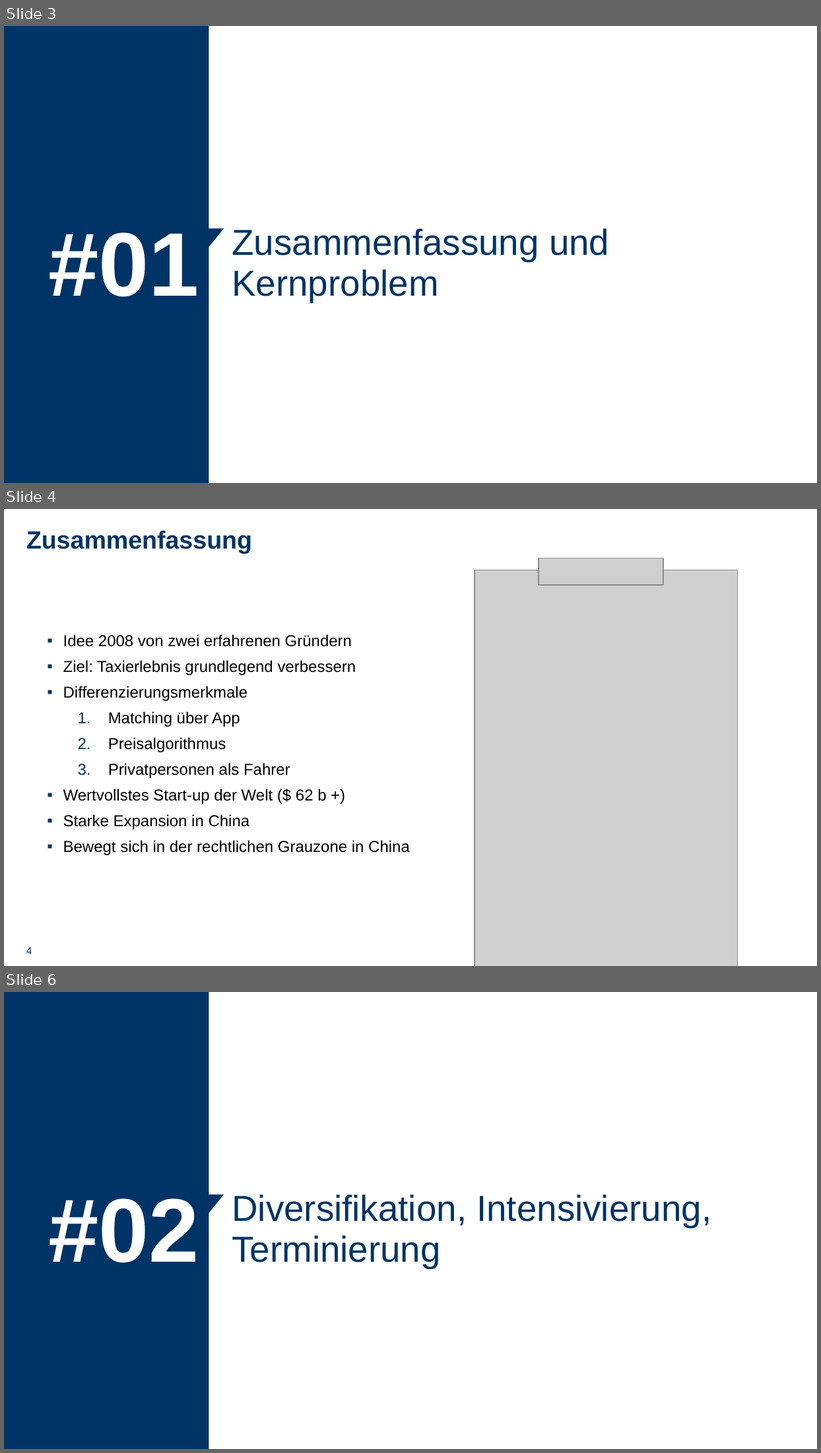
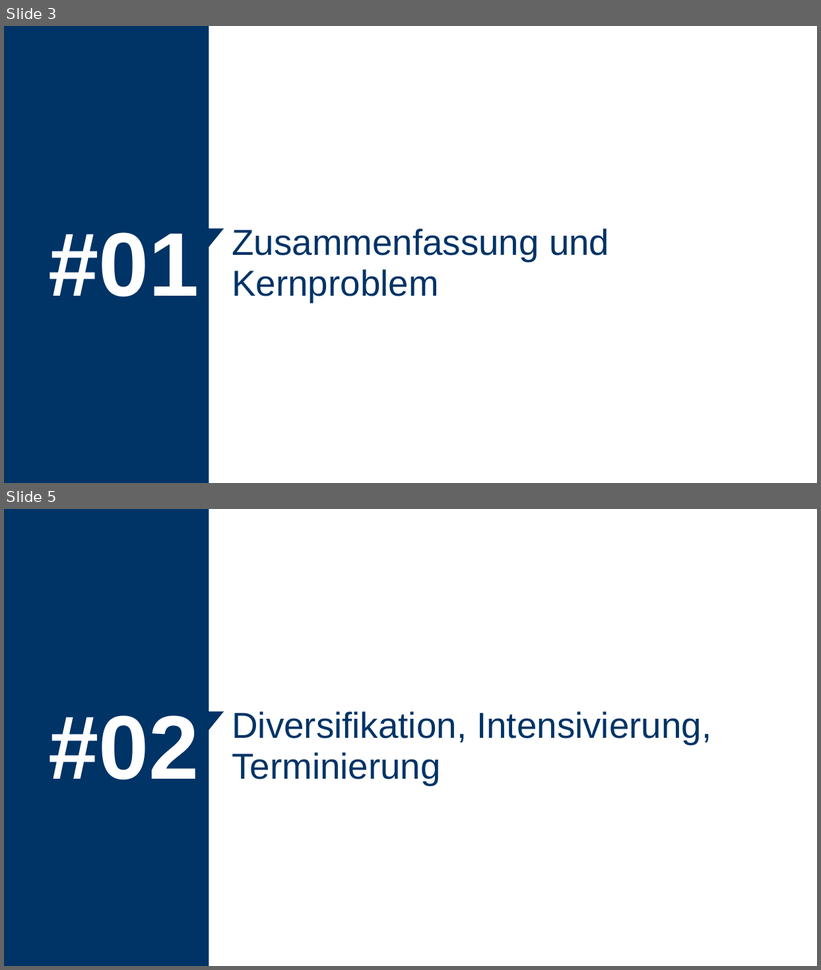
Before and after one commit to Shark919/Metaheuristiken, a slide deck: presentations/AntColonyOptimization_P1.pptx. Shown one above the other, each under a label of ours: slides 3, 4 and 6 before the commit, slides 3 and 5 after it; the slides between them are not shown. The pictures are 821x1453 and 821x970 pixels, drawn with LibreOffice and Linux fonts; fonts in the diff are those of the drawing; grey boxes stand for pictures. Boxes give left, top, right and bottom in pixels: in the first picture for what was removed or moved away, otherwise in the second. Text is boxed around its words. In the diff, an @@ line names an element or a change of style, - is before the commit and + after.

```diff
--- a/presentations/AntColonyOptimization_P1.pptx
+++ b/presentations/AntColonyOptimization_P1.pptx
@@ slide 4 removed at bbox=[4, 509, 817, 966], background #FFFFFF @@
@@ title removed at bbox=[26, 530, 252, 553] @@
-Zusammenfassung
@@ picture removed at bbox=[538, 559, 663, 586] @@
@@ picture removed at bbox=[475, 570, 737, 966] @@
@@ text removed at bbox=[63, 634, 410, 855] @@
-▪ Idee 2008 von zwei erfahrenen Gründern
-▪ Ziel: Taxierlebnis grundlegend verbessern
-▪ Differenzierungsmerkmale
-  1. Matching über App
-  2. Preisalgorithmus
-  3. Privatpersonen als Fahrer
-▪ Wertvollstes Start-up der Welt ($ 62 b +)
-▪ Starke Expansion in China
-▪ Bewegt sich in der rechtlichen Grauzone in China
@@ page number removed at bbox=[26, 947, 32, 955] @@
-4
@@ what was slide 6 is now slide 5 @@
```
Also in this commit, not shown: 1 slide changed, 4 slides added, 2 other slides removed, 3 other files.
